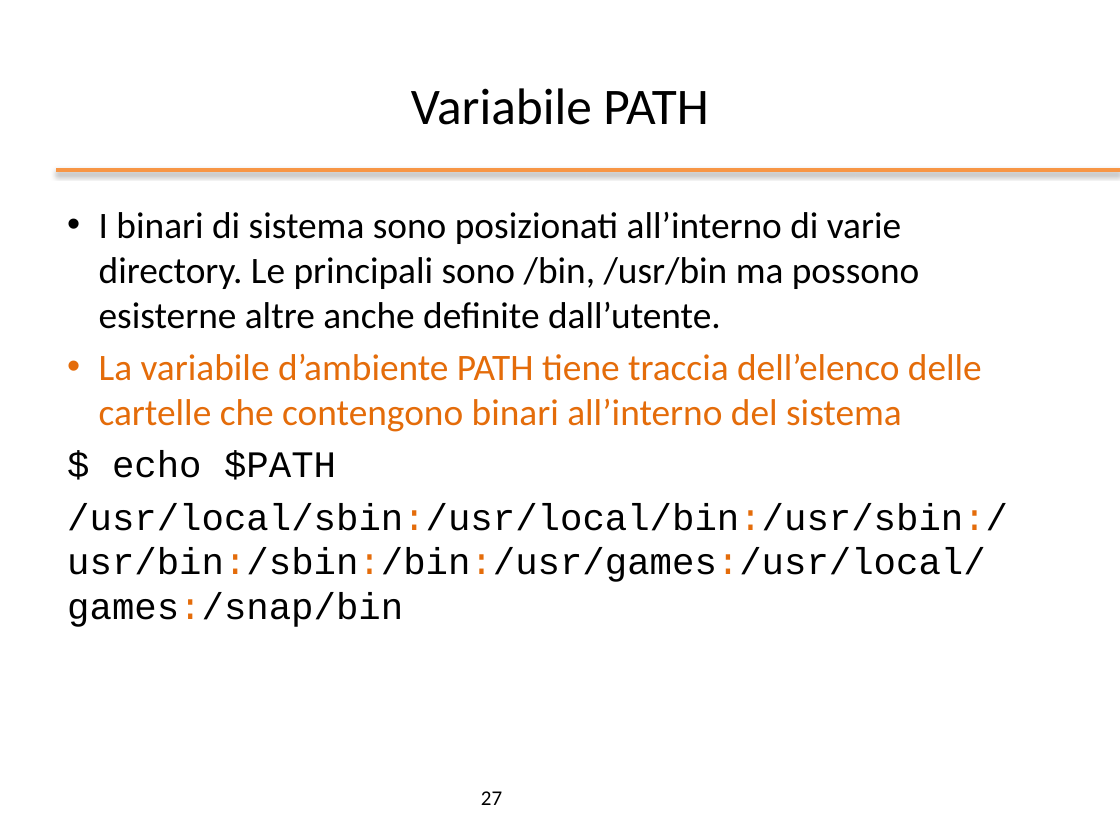
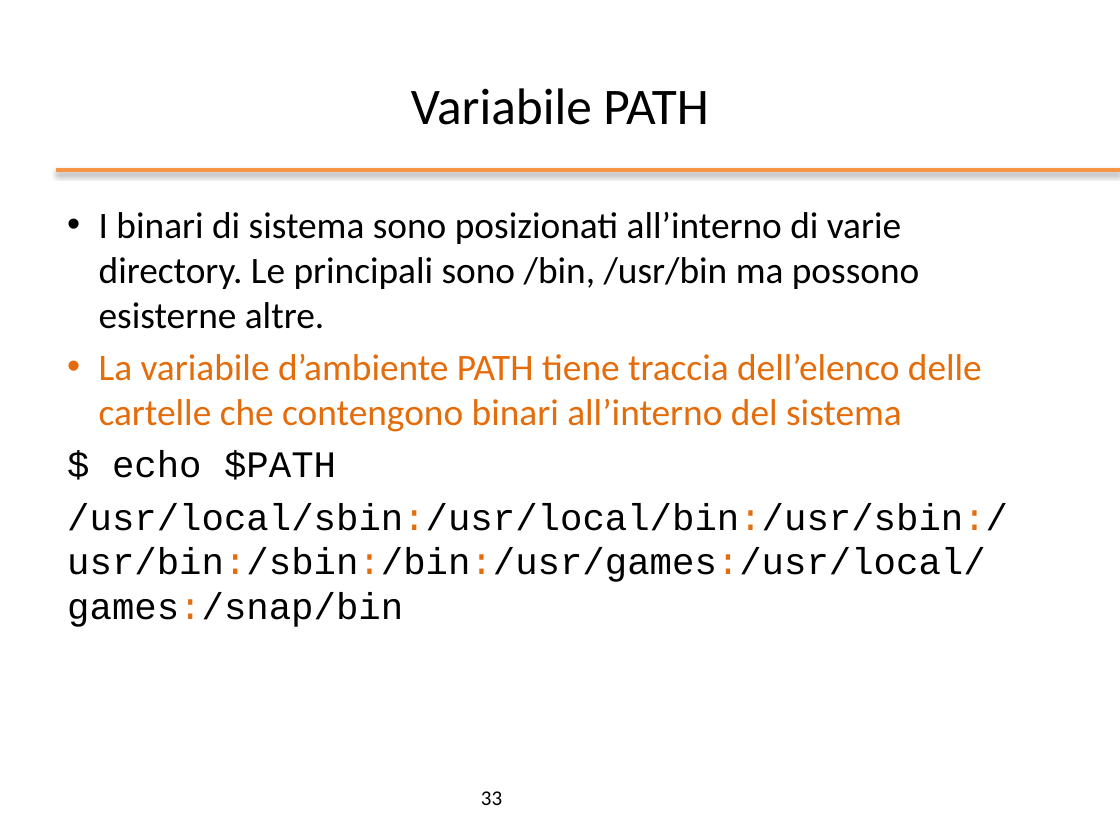
Before and after one commit to nbicocchi/operatingsystemsbsc, a slide deck: slide 33 of slides/ppt/02_Bash Basics.pptx (slide 27 before the commit). Drawn at 1120x840 pixels with LibreOffice and Linux fonts; fonts in the diff are those of the drawing; background and template pictures are left out. Boxes give left, top, right and bottom in pixels: in the first picture for what was removed or moved away, otherwise in the second. Text is boxed around its words. In the diff, an @@ line names an element or a change of style, - is before the commit and + after.

```diff
--- a/slides/ppt/02_Bash Basics.pptx
+++ b/slides/ppt/02_Bash Basics.pptx
@@ text at box(99, 212, 919, 329): text changed @@
-• I binari di sistema sono posizionati all’interno di varie directory. Le principali sono /bin, /usr/bin ma possono esisterne altre anche definite dall’utente.
+• I binari di sistema sono posizionati all’interno di varie directory. Le principali sono /bin, /usr/bin ma possono esisterne altre.
@@ page number at box(481, 791, 502, 805): text changed @@
-27
+33
```
Also in this commit, not shown: 20 other slides changed, 6 slides added, 3 other files.
